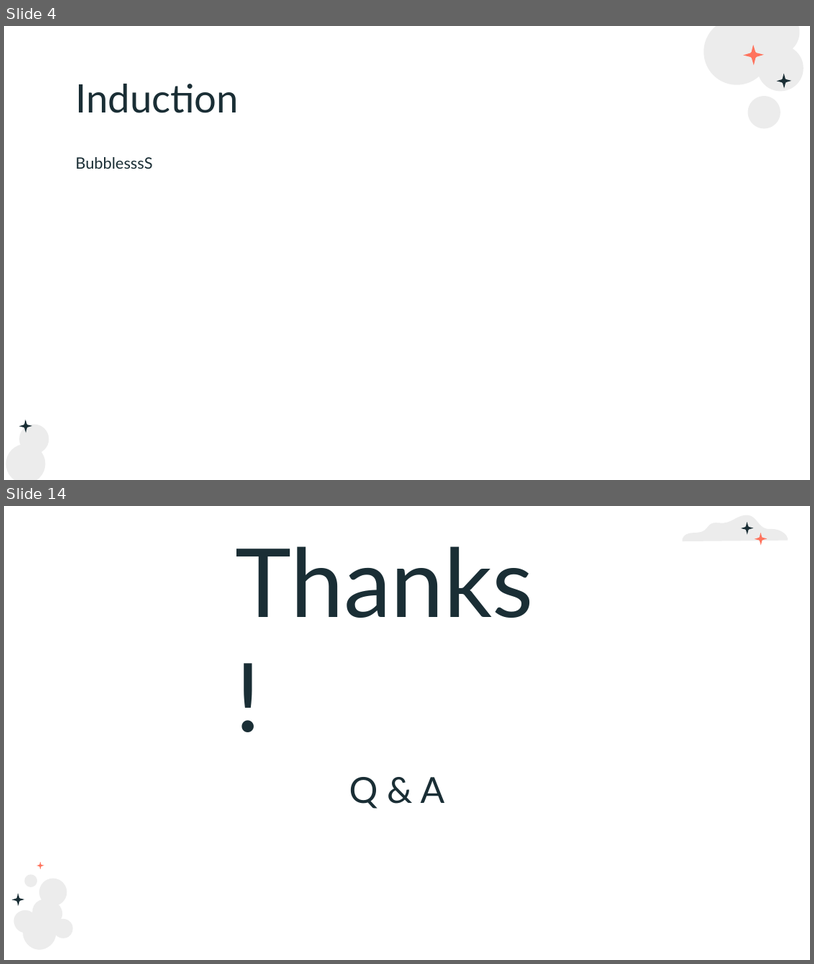
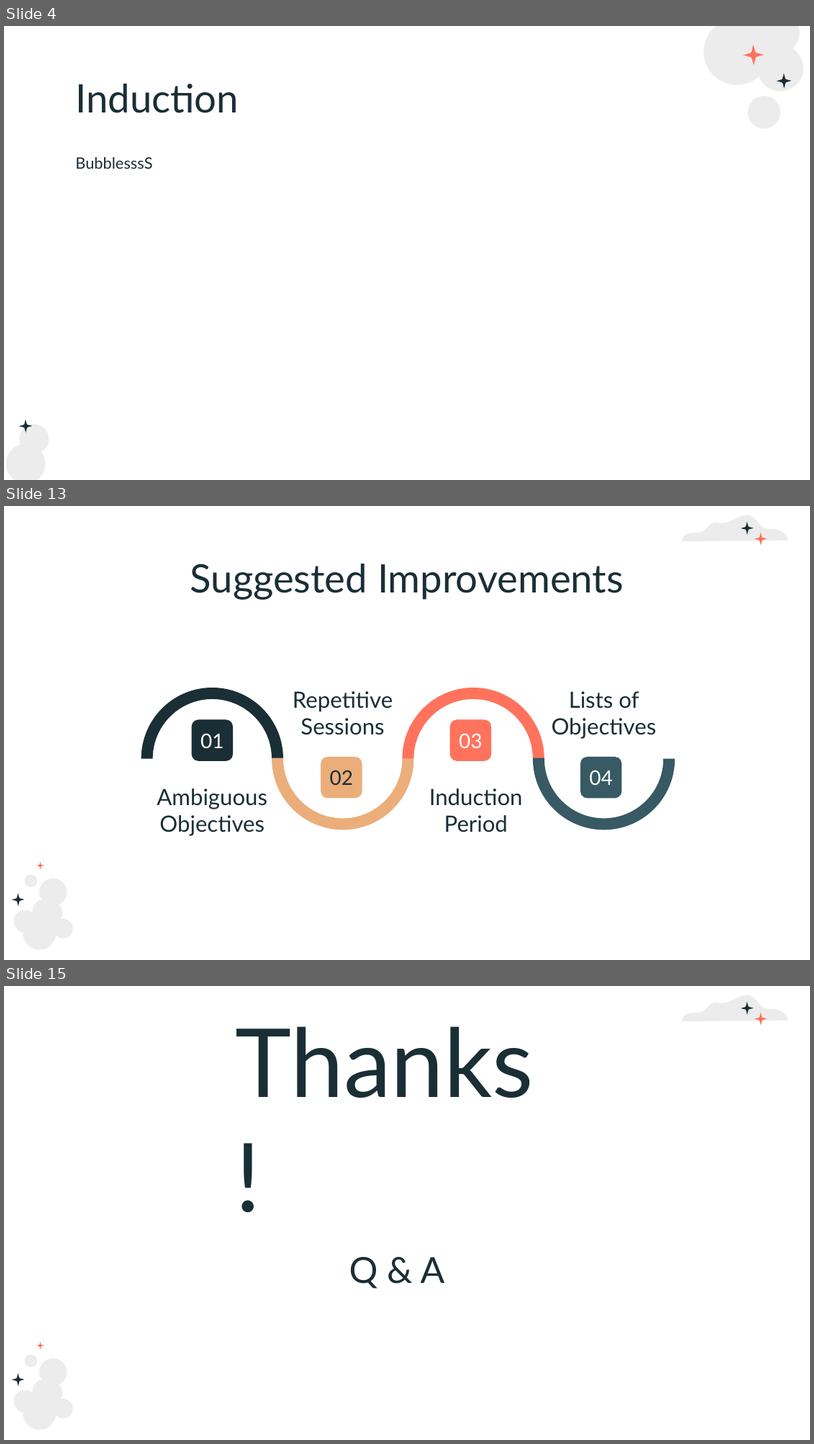
Before and after one commit to OsamahAlnasser/TotallyNotLame, a slide deck: Cybersecurity Academy (Teams C & D).pptx. Shown one above the other, each under a label of ours: slides 4 and 14 before the commit, slides 4, 13 and 15 after it; the slides between them are not shown. The pictures are 814x964 and 814x1444 pixels, drawn with LibreOffice and Linux fonts; fonts in the diff are those of the drawing. Boxes give left, top, right and bottom in pixels: in the first picture for what was removed or moved away, otherwise in the second. Text is boxed around its words. In the diff, an @@ line names an element or a change of style, - is before the commit and + after.

```diff
--- a/Cybersecurity Academy (Teams C & D).pptx
+++ b/Cybersecurity Academy (Teams C & D).pptx
@@ slide 13 added at [4,506,810,960], background #FFFFFF; not listed: 8 template elements that a slide beside it also shows @@
@@ title added at [190,564,624,599], 35 pt, text #1A2E35 @@
+Suggested Improvements
@@ arch (boxed as its full ring) added at [141,687,283,829], fill #1A2E35 @@
@@ arch (boxed as its full ring) added at [272,687,414,829], fill #EBAE7B @@
@@ text added at [293,691,393,735], 20 pt, text #1A2E35 @@
+Repetitive Sessions
@@ arch (boxed as its full ring) added at [402,687,544,829], fill #FF735D @@
@@ arch (boxed as its full ring) added at [533,687,675,829], fill #375A64 @@
@@ text added at [552,691,657,739], 20 pt, text #1A2E35 @@
+Lists of Objectives
@@ rounded rectangle added at [192,720,233,761], fill #1A2E35, 18 pt, text #FFFFFF @@
+01
@@ rounded rectangle added at [450,720,491,761], fill #FF735D, 18 pt, text #FFFFFF @@
+03
@@ rounded rectangle added at [321,757,362,798], fill #EBAE7B, 18 pt, text #1A2E35 @@
+02
@@ rounded rectangle added at [581,757,622,798], fill #375A64, 18 pt, text #FFFFFF @@
+04
@@ text added at [157,788,268,836], 20 pt, text #1A2E35 @@
+Ambiguous Objectives
@@ text added at [430,788,523,832], 20 pt, text #1A2E35 @@
+Induction Period
@@ what was slide 14 is now slide 15 @@
```
Also in this commit, not shown: 8 slides changed, 1 other slide added, 1 slide removed.
